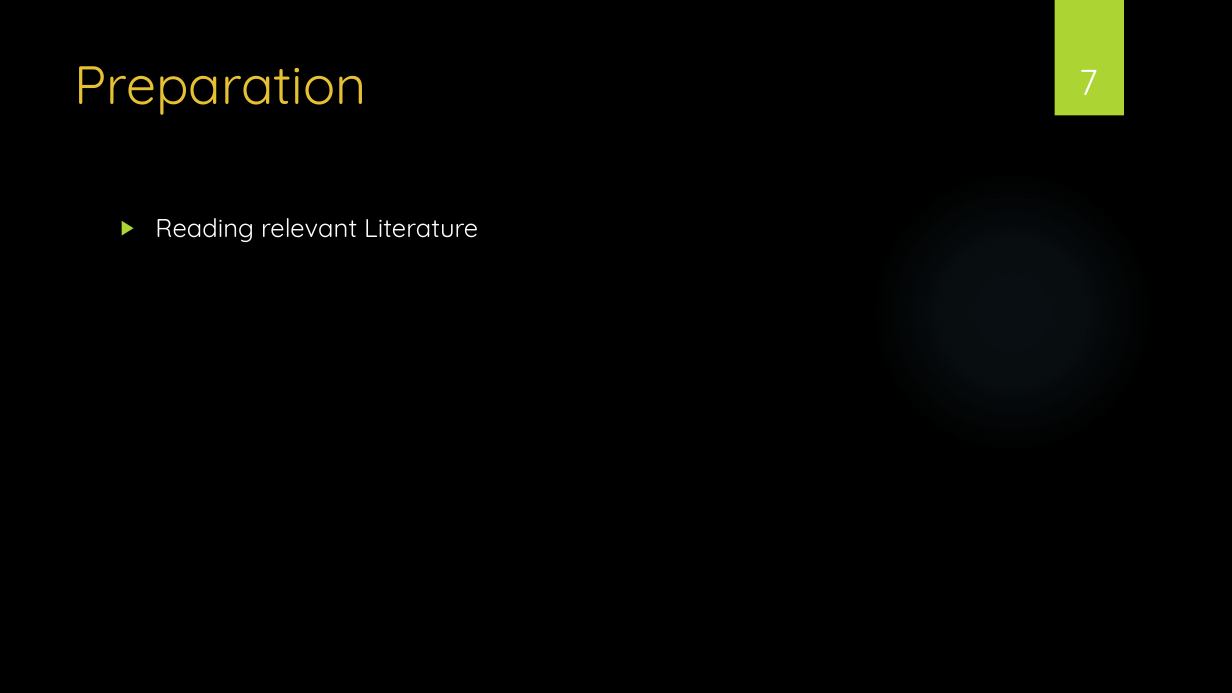
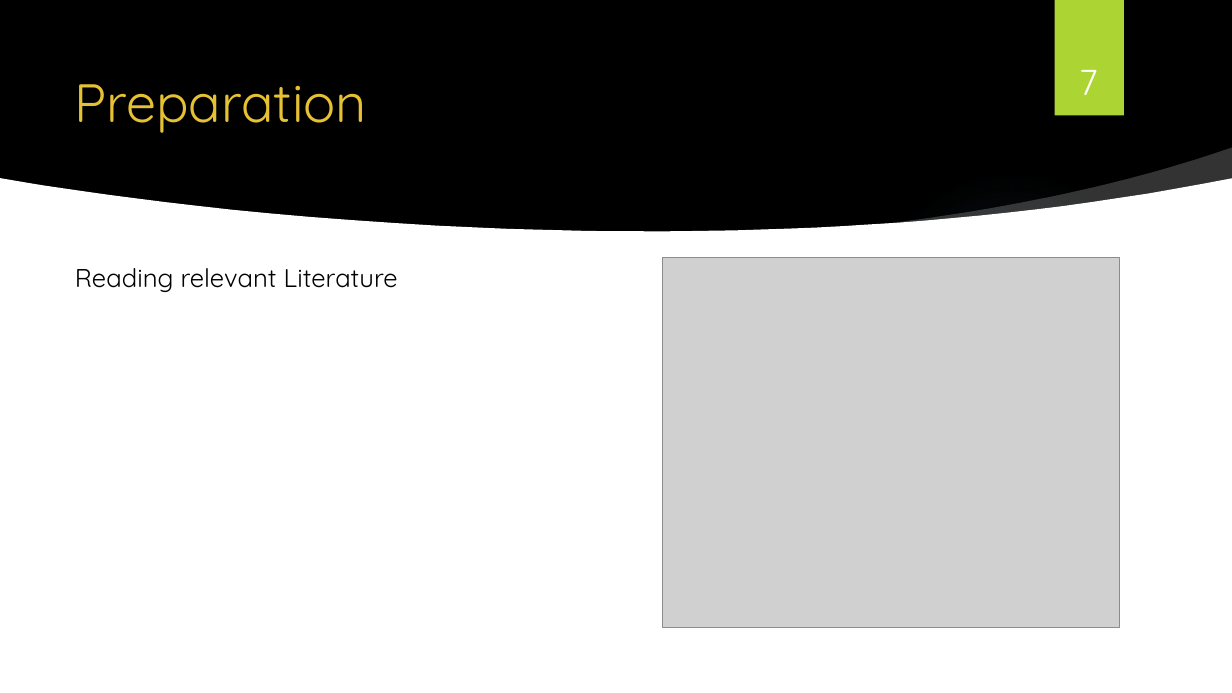
Before and after one commit to AbdullahArshad94/HousingData, a slide deck: slide 7 of endyearproject.pptx. Drawn at 1232x693 pixels with LibreOffice and Linux fonts; fonts in the diff are those of the drawing; grey boxes stand for pictures; background and template pictures are left out. Boxes give left, top, right and bottom in pixels: in the first picture for what was removed or moved away, otherwise in the second. Text is boxed around its words. In the diff, an @@ line names an element or a change of style, - is before the commit and + after.

```diff
--- a/endyearproject.pptx
+++ b/endyearproject.pptx
@@ title "Preparation": place and size @@
-title "Preparation" at box(75, 66, 367, 115)
+title "Preparation" at box(75, 84, 367, 133)
@@ freeform shape added at box(882, 148, 1232, 231), fill #FFFFFF at 20% opacity @@
@@ freeform shape added at box(0, 178, 1232, 461), fill #FFFFFF @@
@@ text "Reading relevant Literature": place and size @@
-text "Reading relevant Literature" at box(155, 218, 478, 242)
+text "Reading relevant Literature" at box(75, 268, 398, 292)
@@ text "Reading relevant Literature" at box(75, 268, 398, 292): text colour #FFFFFF to #000000; bullet ▶ to none @@
@@ picture added at box(663, 258, 1119, 628) @@
@@ rectangle added at box(0, 396, 1232, 693), fill #FFFFFF @@
```
Also in this commit, not shown: 2 other slides changed, 2 other files.
